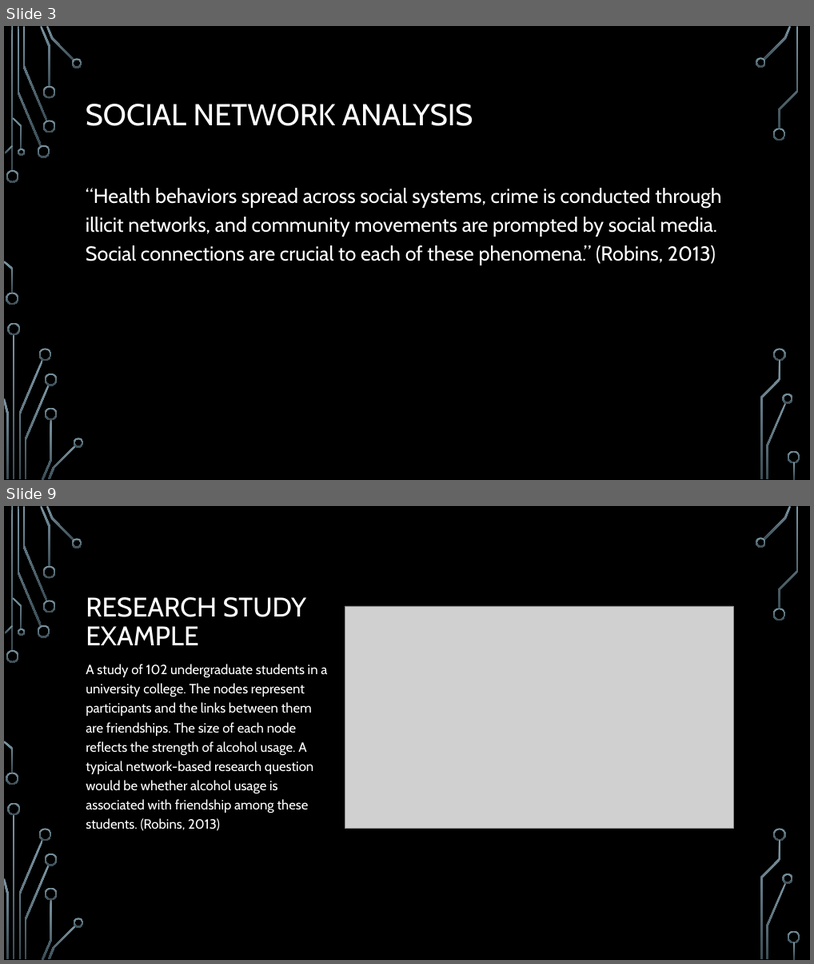
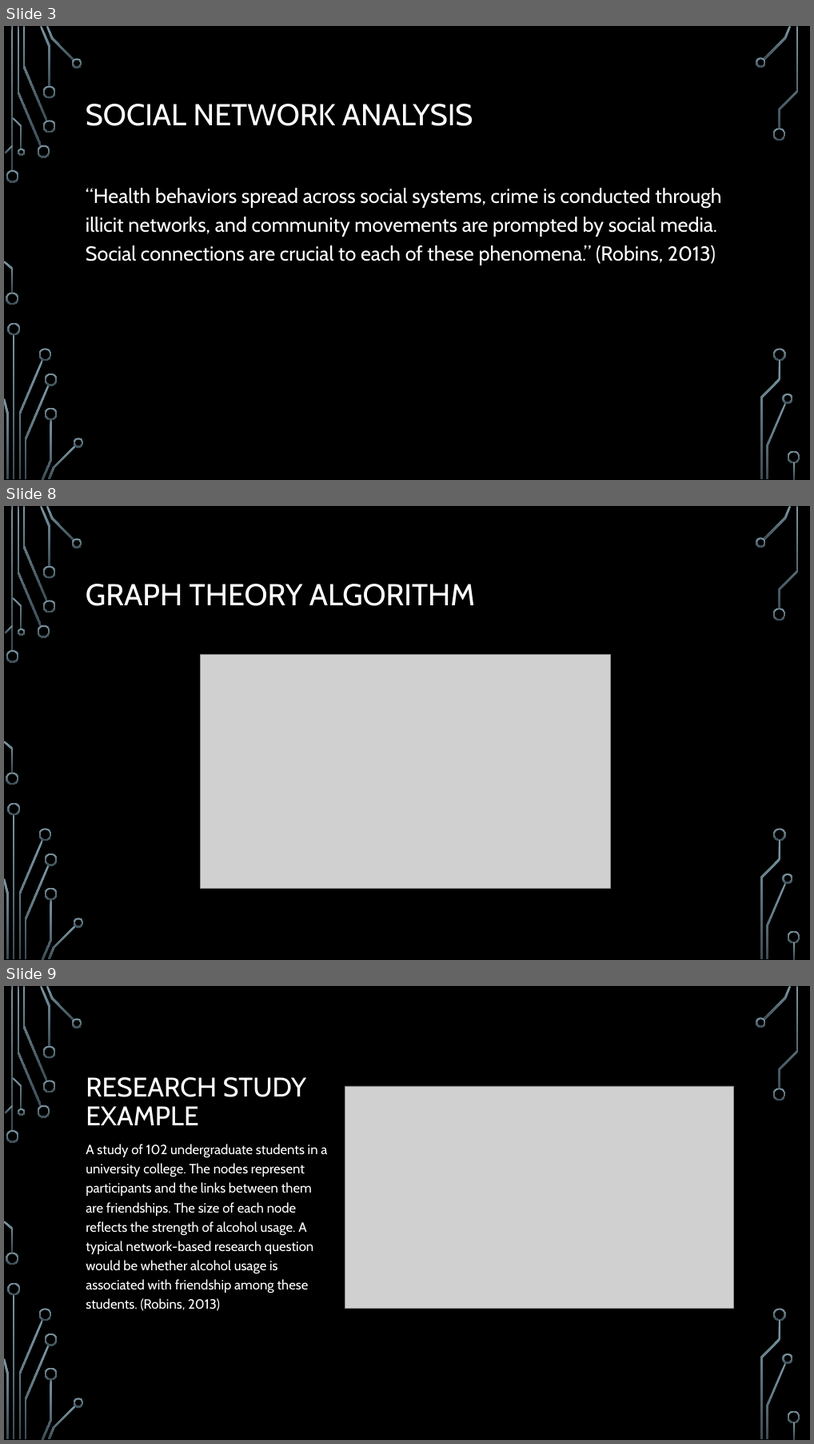
Before and after one commit to intro-to-data-science-22-workshop/07-network-graphs-adbdelsalam-dornelles, a slide deck: presentation.pptx. Shown one above the other, each under a label of ours: slides 3 and 9 before the commit, slides 3, 8 and 9 after it; the slides between them are not shown. The pictures are 814x964 and 814x1444 pixels, drawn with LibreOffice and Linux fonts; fonts in the diff are those of the drawing; grey boxes stand for pictures; background and template pictures are left out. Boxes give left, top, right and bottom in pixels: in the first picture for what was removed or moved away, otherwise in the second. Text is boxed around its words. In the diff, an @@ line names an element or a change of style, - is before the commit and + after.

```diff
--- a/presentation.pptx
+++ b/presentation.pptx
@@ slide 8 added at box(4, 506, 810, 960), background picture (left out); not listed: 36 template elements that a slide beside it also shows @@
@@ title added at box(86, 584, 475, 606), 36 pt, text #FFFFFF @@
+GRAPH THEORY ALGORITHM
@@ picture added at box(201, 655, 610, 888) @@
```
Also in this commit, not shown: 4 slides changed, 4 other slides added, 1 slide removed, 2 other files.
